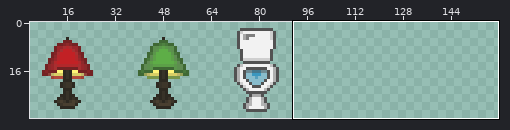
Two versions of one sprite sheet, RebeccasReleasing/ressources/textures/decor/small_sheet.png. Above: a wide view before the commit, with the close-up outlined.
Close-up. The starting point:
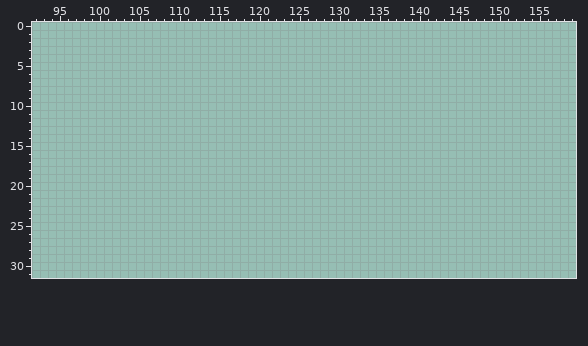
The file is 160x32 pixels. Colours within 5 levels of each other are drawn and written as one. Shown: x 92..159, y 0..31. The wide view leaves out empty margins.
Palette (. is transparent): 
After the commit:
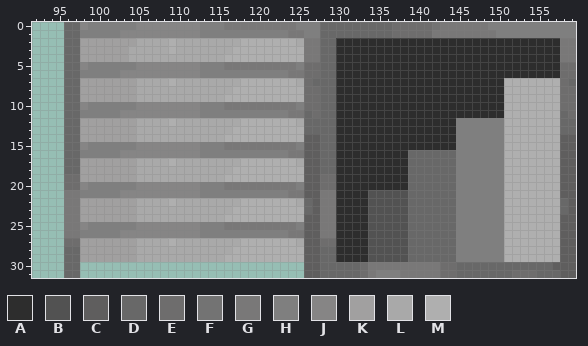
Colours new in this view: A #2d2d2d  B #525252  C #5f5e5e  D #686868  E #6e6d6d  F #737373fe  G #797878  H #7f7f7f  J #868585  K #a1a0a0  L #a9a9a9  M #afafaf
Difference:
Changed rows in their new state; - is an unchanged pixel.
first column x 96:
 0 DDJHHHHHHJJJJJJJJHHHGGGGGGGGGHHHDDDDDDDDDEEEEEFGGGGGGHHHHHHHHHHH
 1 DDHHHHHJJJJJJJJJJHHHHHHHHHHHGGHHDDDDDDDDDEEEEEGGGGGGGGHHHHHHHHHH
 2 DDKKKKKKKLLLLMLLLLLLLLMMMMMMMLGGDDAAAAAAAAAAAAAAAAAAAAAAAAAAAAGG
 3 DDKKKKKKLLLLLMLLLLLLLMMMMMMMMMGGDDAAAAAAAAAAAAAAAAAAAAAAAAAAAAGG
 4 DDKKKKKKLLLLLLLLLLLLMMMMMMMMMMGGDDAAAAAAAAAAAAAAAAAAAAAAAAAAAAGG
 5 DDJHHHHHHJJJJJJJJHHHGGGGGGGGGHEEDDAAAAAAAAAAAAAAAAAAAAAAAAAAAAEE
 6 DDHHHHHJJJJJJJJJJHHHHHHHHHHHGGEEDDAAAAAAAAAAAAAAAAAAAAAAAAAAAAEE
 7 DDKKKKKKKLLLLMLLLLLLLLMMMMMMMLEDDDAAAAAAAAAAAAAAAAAAAAAMMMMMMMED
 8 DDKKKKKKKLLLLLLLLLLLLMMMMMMMMMEEDDAAAAAAAAAAAAAAAAAAAAAMMMMMMMEE
 9 DDKKKKKKKLLLLLLLLLLLMMMMMMMMMMEEDDAAAAAAAAAAAAAAAAAAAAAMMMMMMMEE
10 DDJHHHHHHJJJJJJJJHHHGGGGGGGGGHEEDDAAAAAAAAAAAAAAAAAAAAAMMMMMMMEE
11 DDHHHHHJJJJJJJJJJHHHHHHHHHHHGGDEDDAAAAAAAAAAAAAAAAAAAAAMMMMMMMDE
12 DDKKKKKKKLLLLMLLLLLLLLMMMMMMMLDDDDAAAAAAAAAAAAAAAHHHHHHMMMMMMMDD
13 DDKKKKKKKLLLLLLLLLLLLMMMMMMMMMDDDDAAAAAAAAAAAAAAAHHHHHHMMMMMMMDD
14 DDKKKKKKKLLLLLLLLLLLMMMMMMMMMMCCDDAAAAAAAAAAAAAAAHHHHHHMMMMMMMCC
15 DDJHHHHHHJJJJJJJJHHHGGGGGGGGGHCCDDAAAAAAAAAAAAAAAHHHHHHMMMMMMMCC
16 DDHHHHHJJJJJJJJJJHHHHHHHHHHHGGCCDDAAAAAAAAADDDDDDHHHHHHMMMMMMMCC
17 DDKKKKKKKLLLLMLLLLLLLLMMMMMMMLCCDDAAAAAAAAADDDDDDHHHHHHMMMMMMMCC
18 DDKKKKKKKLLLLLLLLLLLLMMMMMMMMMCCDDAAAAAAAAADDDDDDHHHHHHMMMMMMMCC
19 EEKKKKKKKLLLLLLLLLLLMMMMMMMMMMCCEEAAAAAAAAADDDDDDHHHHHHMMMMMMMCC
20 EEJHHHHHHJJJJJJJJHHHGGGGGGGGGHCCEEAAAAAAAAADDDDDDHHHHHHMMMMMMMCC
21 GGHHHHHJJJJJJJJJJHHHHHHHHHHHGGCCGGAAAABBBBBDDDDDDHHHHHHMMMMMMMCC
22 GGKKKKKKKLLLLMLLLLLLLLMMMMMMMLDCGGAAAABBBBBDDDDDDHHHHHHMMMMMMMDC
23 GGKKKKKKKLLLLLLLLLLLLMMMMMMMMMDCGGAAAABBBBBDDDDDDHHHHHHMMMMMMMDC
24 GGKKKKKKKLLLLLLLLLLLMMMMMMMMMMCCGGAAAABBBBBDDDDDDHHHHHHMMMMMMMCC
25 GGJHHHHHHJJJJJJJJHHHGGGGGGGGGHCCGGAAAABBBBBDDDDDDHHHHHHMMMMMMMCC
26 GGHHHHHJJJJJJJJJJHHHHHHHHHHHGGCCGGAAAABBBBBDDDDDDHHHHHHMMMMMMMCC
27 EEKKKKKKKLLLLMLLLLLLLLMMMMMMMLCCEEAAAABBBBBDDDDDDHHHHHHMMMMMMMCC
28 DDKKKKKKKLLLLLLLLLLLLMMMMMMMMMCCDDAAAABBBBBDDDDDDHHHHHHMMMMMMMCC
29 DDKKKKKKKLLLLLLLLLLLMMMMMMMMMMCCDDAAAABBBBBDDDDDDHHHHHHMMMMMMMCC
30 DD----------------------------CCDDDDDEGGGGGGGGGEEDDDDDDDDDDDDCCC
31 DD----------------------------CCDDDDDEGHHHGGGGGEEDDDDDDDEEEDDDCC
